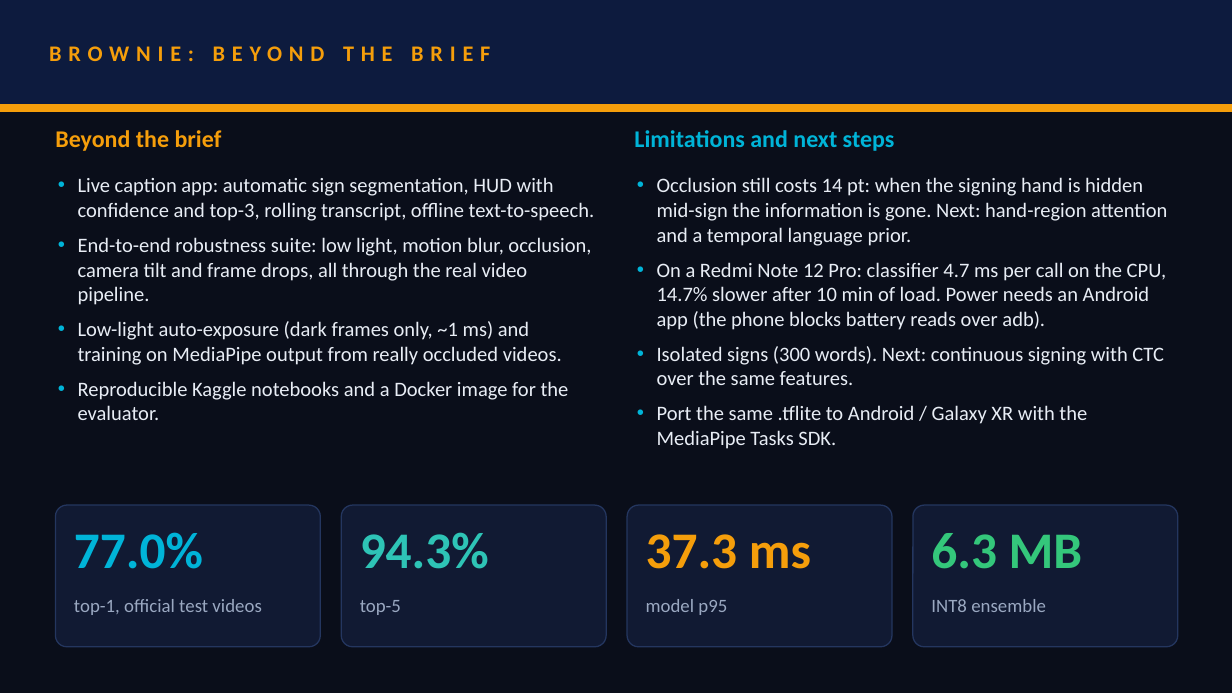
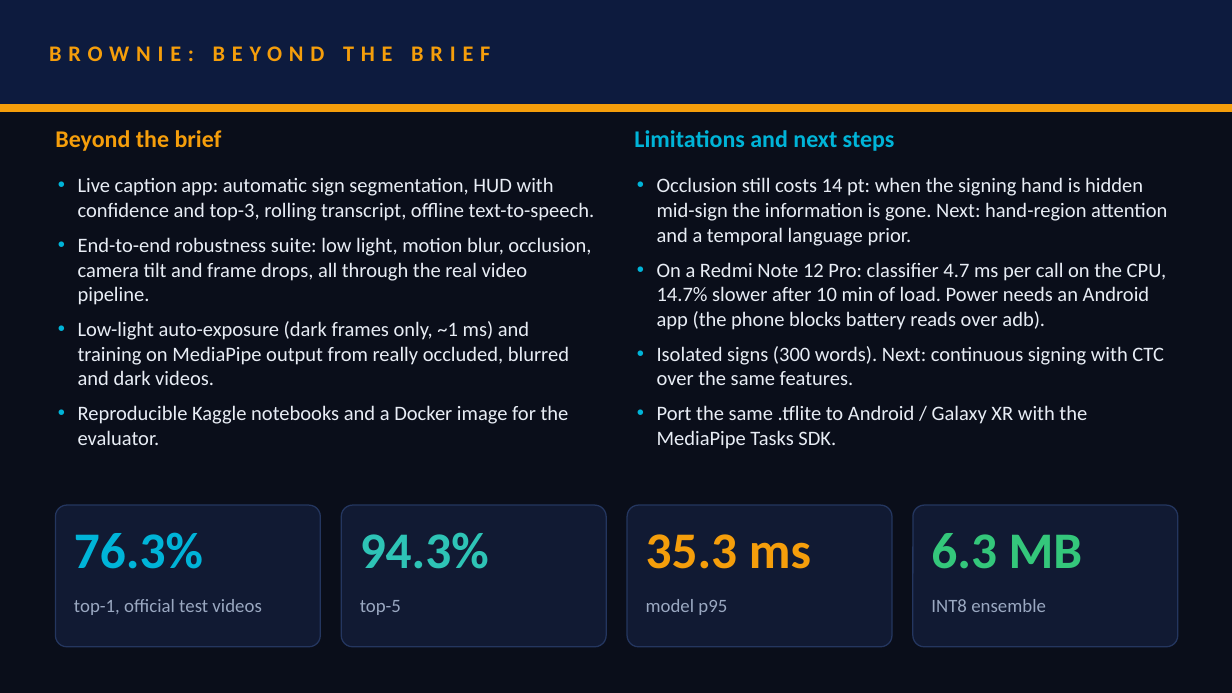
Before and after one commit to sahravi63/EchoGesture, a slide deck: slide 8 of docs/SRMIST_codeCrafters.pptx. Drawn at 1232x693 pixels with LibreOffice and Linux fonts; fonts in the diff are those of the drawing. Boxes give left, top, right and bottom in pixels: in the first picture for what was removed or moved away, otherwise in the second. Text is boxed around its words. In the diff, an @@ line names an element or a change of style, - is before the commit and + after.

```diff
--- a/docs/SRMIST_codeCrafters.pptx
+++ b/docs/SRMIST_codeCrafters.pptx
@@ text at <box>78,321,569,385</box>: text changed @@
-• Low-light auto-exposure (dark frames only, ~1 ms) and training on MediaPipe output from really occluded videos.
+• Low-light auto-exposure (dark frames only, ~1 ms) and training on MediaPipe output from really occluded, blurred and dark videos.
@@ text at <box>74,532,203,569</box>: text changed @@
-77.0%
+76.3%
@@ text at <box>646,534,811,569</box>: text changed @@
-37.3 ms
+35.3 ms
```
Also in this commit, not shown: 3 other slides changed, 21 other files.
